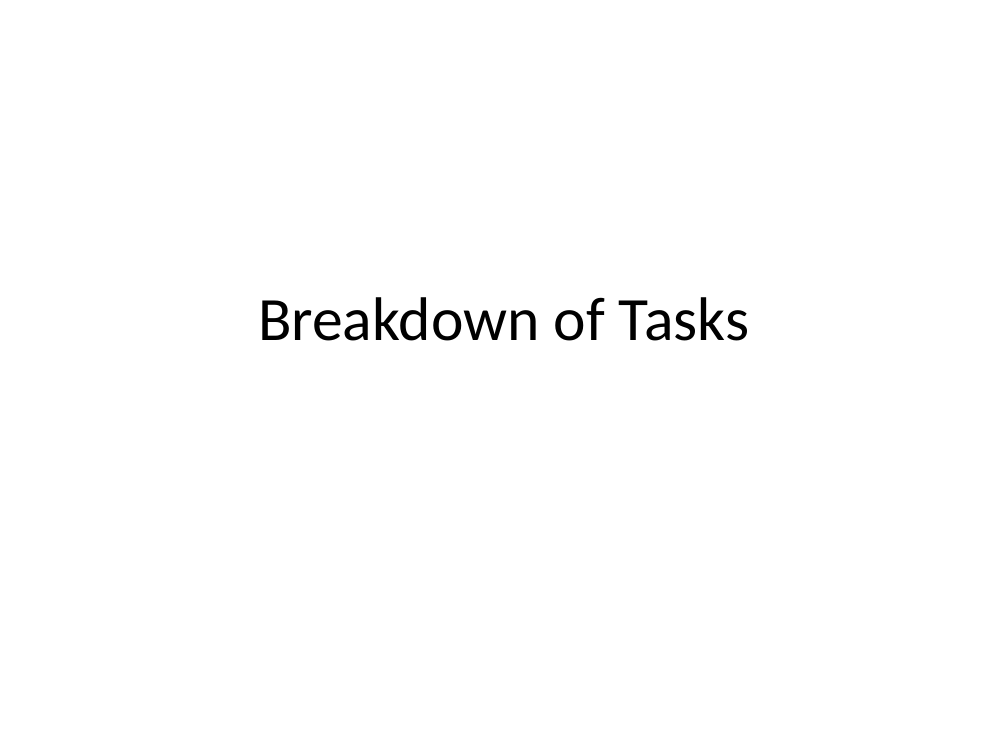
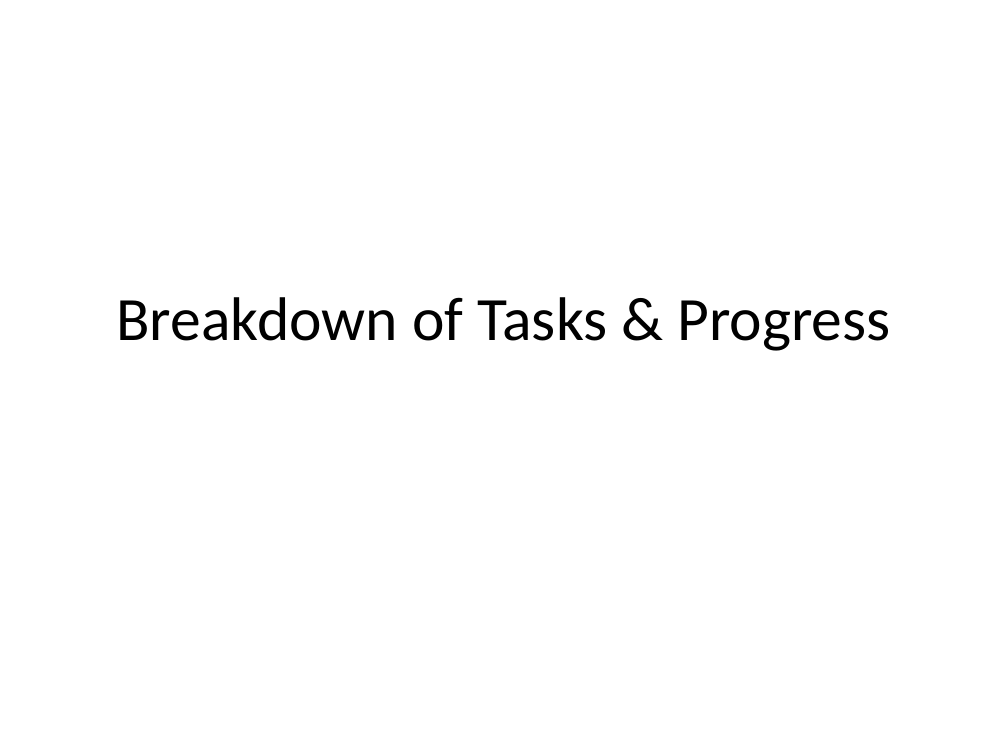
Before and after one commit to andybusse/uavcamera, a slide deck: slide 16 of documents/GDP Group 18 pres.ppt (slide 12 before the commit). Drawn at 1008x756 pixels with LibreOffice and Linux fonts; fonts in the diff are those of the drawing. Boxes give left, top, right and bottom in pixels: in the first picture for what was removed or moved away, otherwise in the second. Text is boxed around its words. In the diff, an @@ line names an element or a change of style, - is before the commit and + after.

```diff
--- a/documents/GDP Group 18 pres.ppt
+++ b/documents/GDP Group 18 pres.ppt
@@ title at (x1=117, y1=297, x2=890, y2=351): text changed @@
-Breakdown of Tasks
+Breakdown of Tasks & Progress
```
Also in this commit, not shown: 6 other slides changed, 5 slides added, 3 slides removed.
